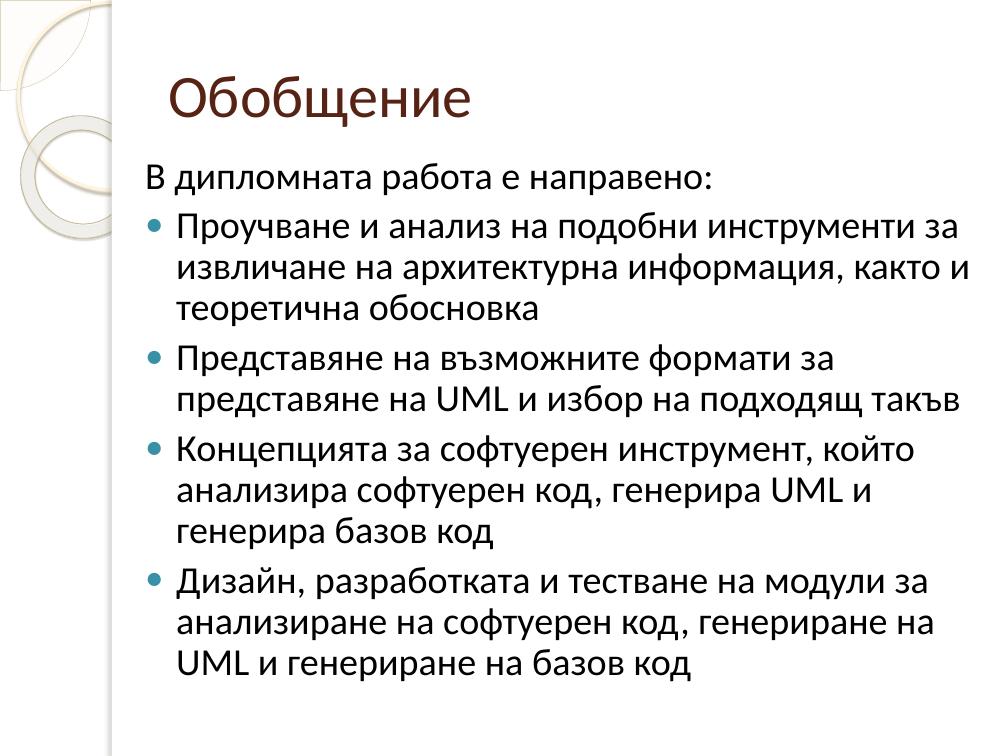
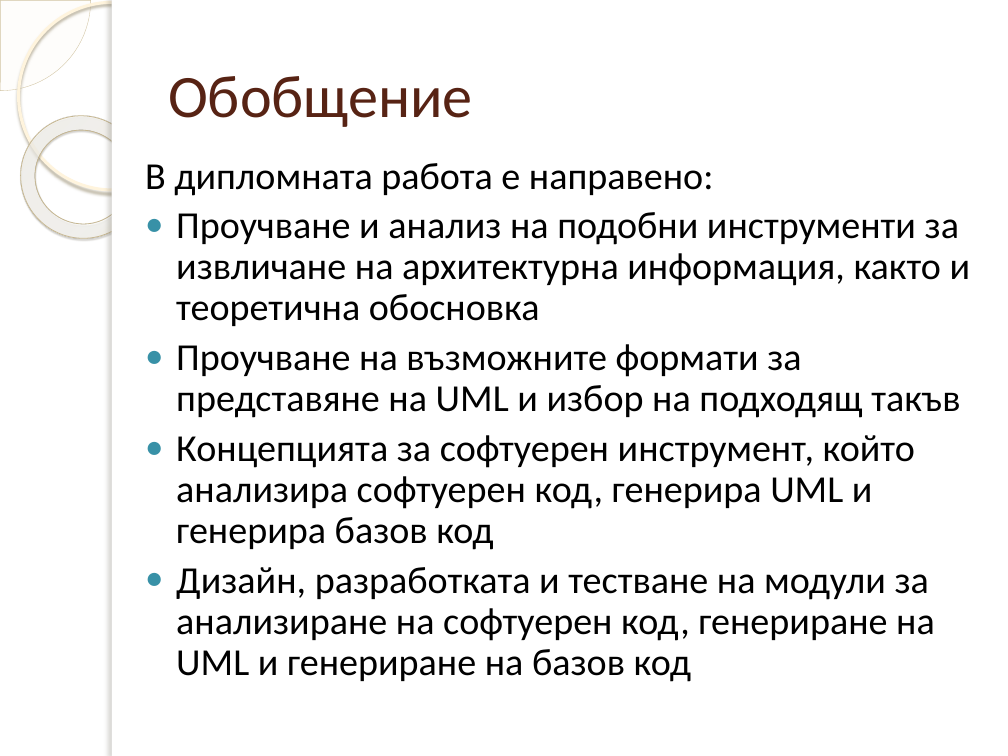
Before and after one commit to dmanev/ArchExtractor, a slide deck: slide 14 of ArchExtractor/doc/Presentation.pptx. Drawn at 1008x756 pixels with LibreOffice and Linux fonts; fonts in the diff are those of the drawing; background and template pictures are left out. Boxes give left, top, right and bottom in pixels: in the first picture for what was removed or moved away, otherwise in the second. Text is boxed around its words. In the diff, an @@ line names an element or a change of style, - is before the commit and + after.

```diff
--- a/ArchExtractor/doc/Presentation.pptx
+++ b/ArchExtractor/doc/Presentation.pptx
@@ text at (176,344,960,418): text changed @@
-● Представяне на възможните формати за представяне на UML и избор на подходящ такъв
+● Проучване на възможните формати за представяне на UML и избор на подходящ такъв
```
Also in this commit, not shown: 5 other slides changed.
